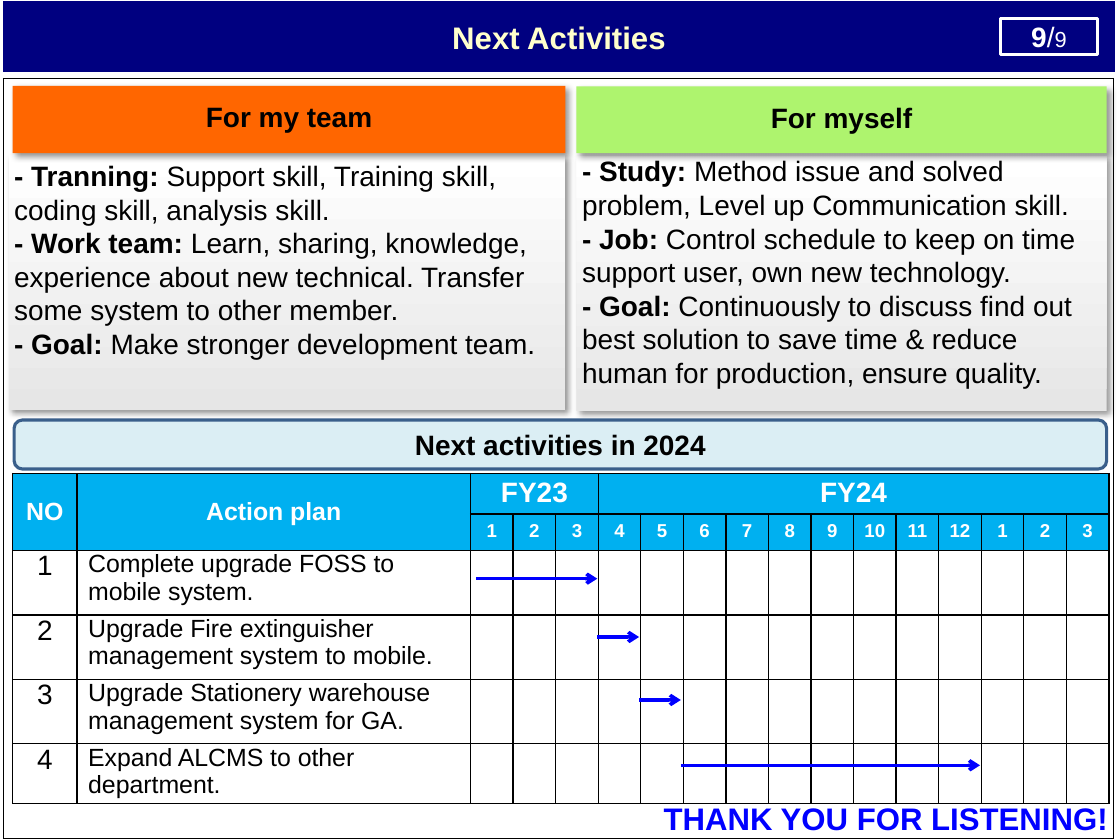
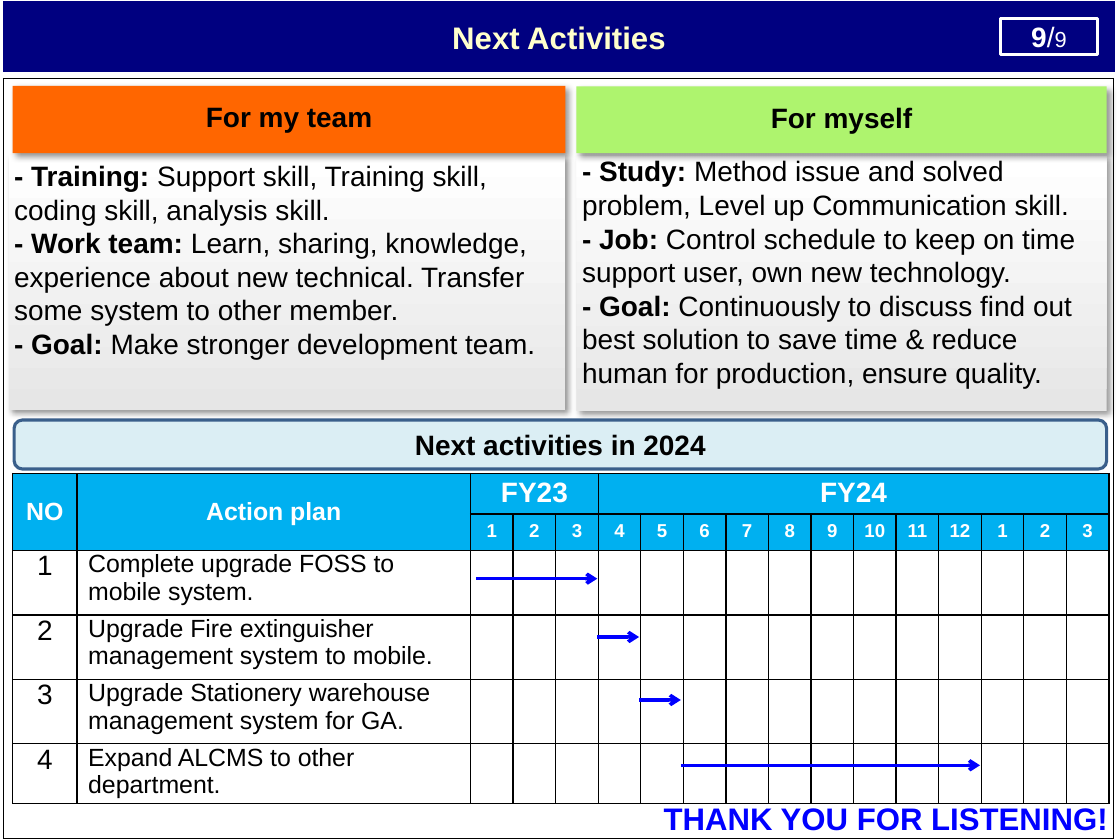
Before and after one commit to thietbicongnghevietnam/ReportPSNV, a slide deck: slide 10 of Report_Nguyen Nhu Minh.pptx. Drawn at 1120x840 pixels with LibreOffice and Linux fonts; fonts in the diff are those of the drawing. Boxes give left, top, right and bottom in pixels: in the first picture for what was removed or moved away, otherwise in the second. Text is boxed around its words. In the diff, an @@ line names an element or a change of style, - is before the commit and + after.

```diff
--- a/Report_Nguyen Nhu Minh.pptx
+++ b/Report_Nguyen Nhu Minh.pptx
@@ text in rectangle at box(14, 165, 487, 225): text changed @@
-- Tranning: Support skill, Training skill, coding skill, analysis skill.
+- Training: Support skill, Training skill, coding skill, analysis skill.
```
Also in this commit, not shown: 5 other slides changed, 3 other files.
